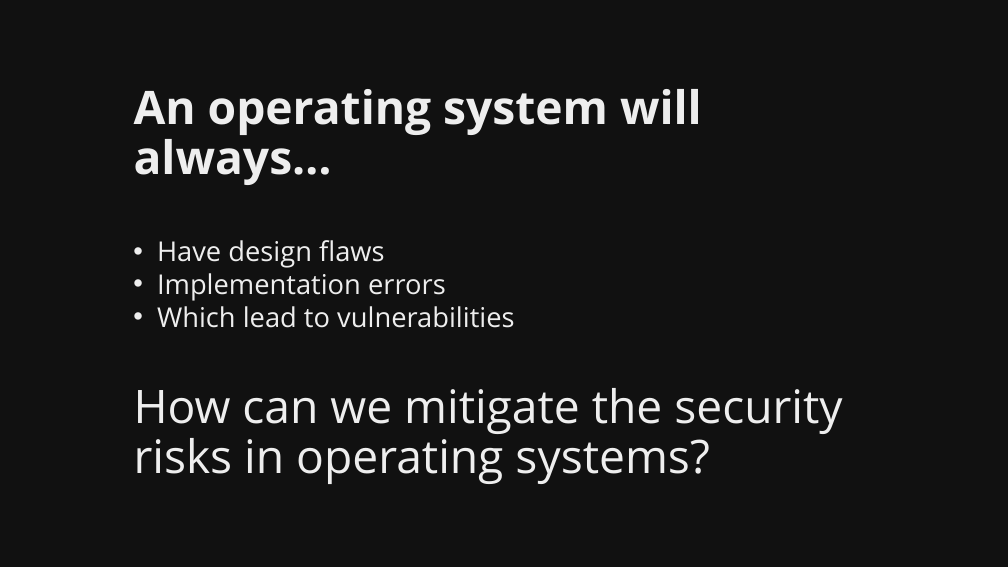
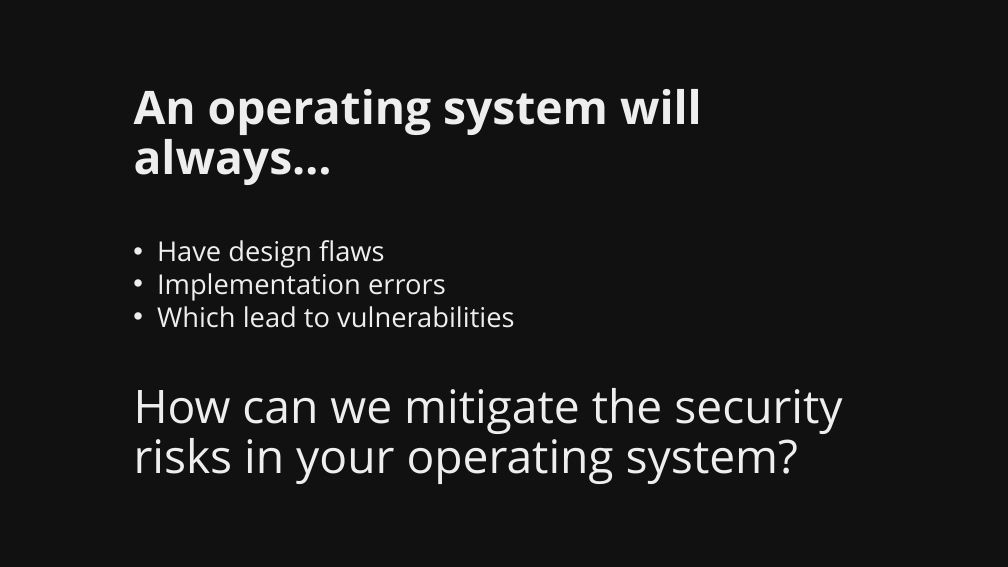
Before and after one commit to martymcflywa/ecu, a slide deck: slide 8 of year_1/sem_2/CSI1101_computer_security/0b_assignment_2_[22MAY15_0900]/dev/CSI1101_PONCE_A2_v01.pptx (slide 7 before the commit). Drawn at 1008x567 pixels with LibreOffice and Linux fonts; fonts in the diff are those of the drawing. Boxes give left, top, right and bottom in pixels: in the first picture for what was removed or moved away, otherwise in the second. Text is boxed around its words. In the diff, an @@ line names an element or a change of style, - is before the commit and + after.

```diff
--- a/year_1/sem_2/CSI1101_computer_security/0b_assignment_2_[22MAY15_0900]/dev/CSI1101_PONCE_A2_v01.pptx
+++ b/year_1/sem_2/CSI1101_computer_security/0b_assignment_2_[22MAY15_0900]/dev/CSI1101_PONCE_A2_v01.pptx
@@ text at <box>134,388,842,484</box>: text changed @@
-How can we mitigate the security risks in operating systems?
+How can we mitigate the security risks in your operating system?
```
Also in this commit, not shown: 8 other slides changed, 10 slides added, 5 other files.
